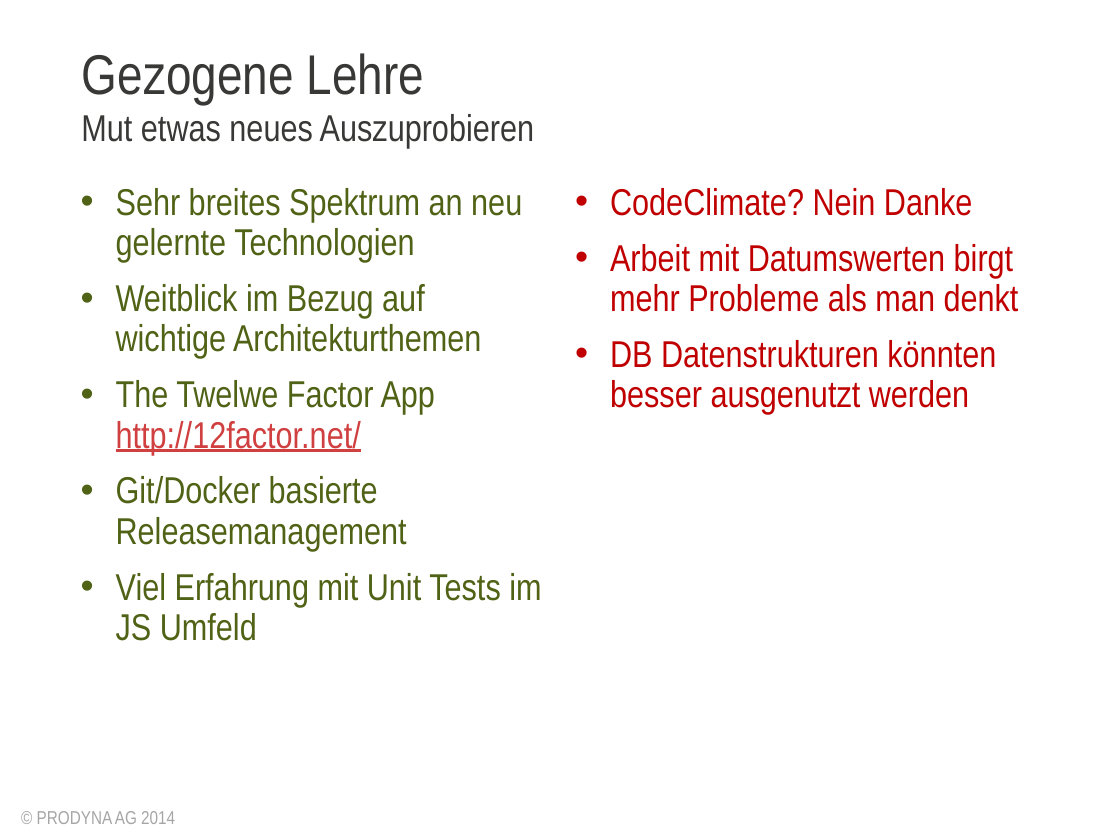
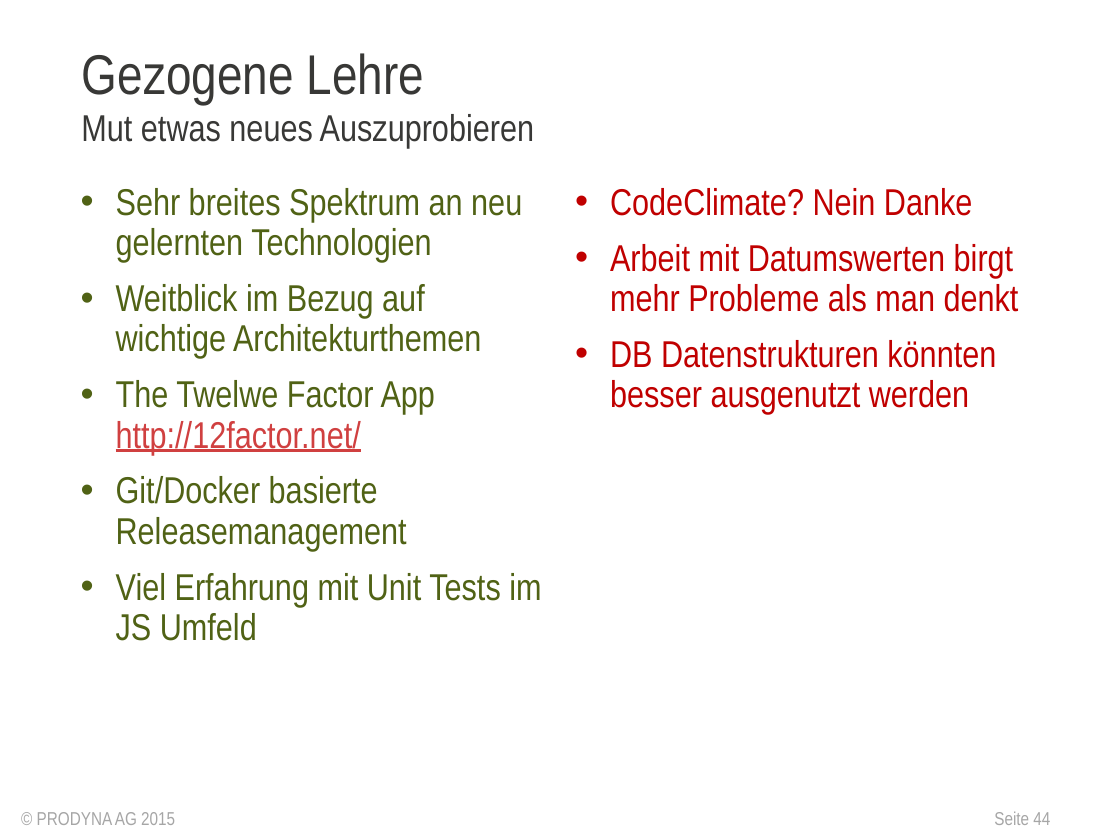
Before and after one commit to lagranovskiy/timetracker-server, a slide deck: slide 44 of doc/AbschlussPräsentation.pptx (slide 36 before the commit). Drawn at 1120x840 pixels with LibreOffice and Linux fonts; fonts in the diff are those of the drawing; background and template pictures are left out. Boxes give left, top, right and bottom in pixels: in the first picture for what was removed or moved away, otherwise in the second. Text is boxed around its words. In the diff, an @@ line names an element or a change of style, - is before the commit and + after.

```diff
--- a/doc/AbschlussPräsentation.pptx
+++ b/doc/AbschlussPräsentation.pptx
@@ text at <box>116,188,522,262</box>: text changed @@
-• Sehr breites Spektrum an neu gelernte Technologien
+• Sehr breites Spektrum an neu gelernten Technologien
@@ text at <box>37,812,175,825</box>: text changed @@
-© PRODYNA AG 2014
+© PRODYNA AG 2015
@@ page number added at <box>994,811,1050,825</box>, 12 pt, text #A6A6A6 @@
+Seite 44
```
Also in this commit, not shown: 33 other slides changed, 8 slides added, 1 other file.
